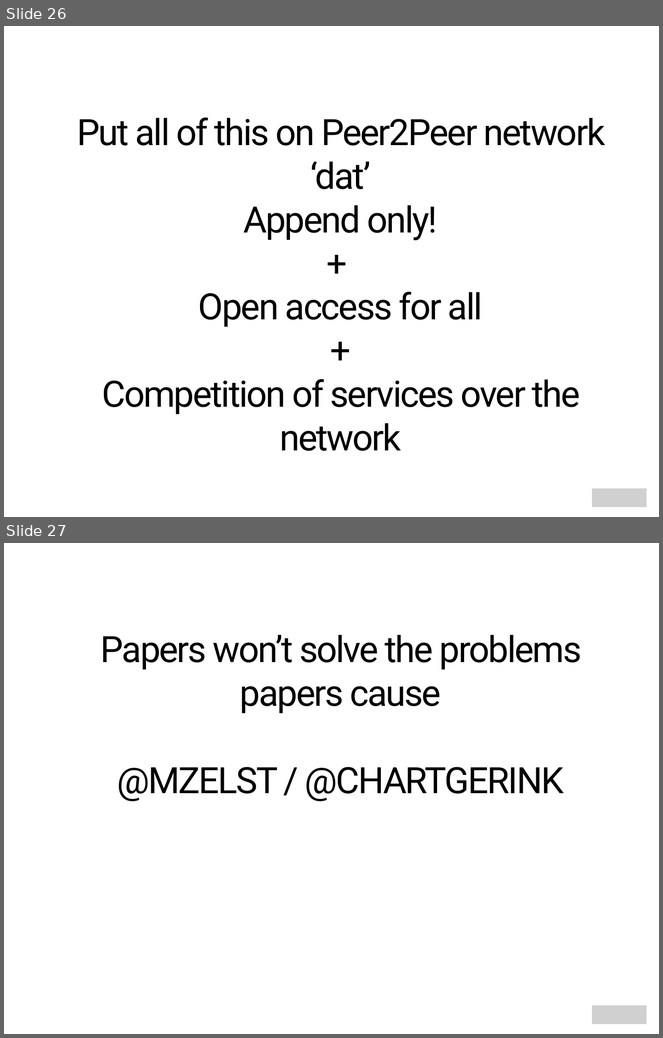
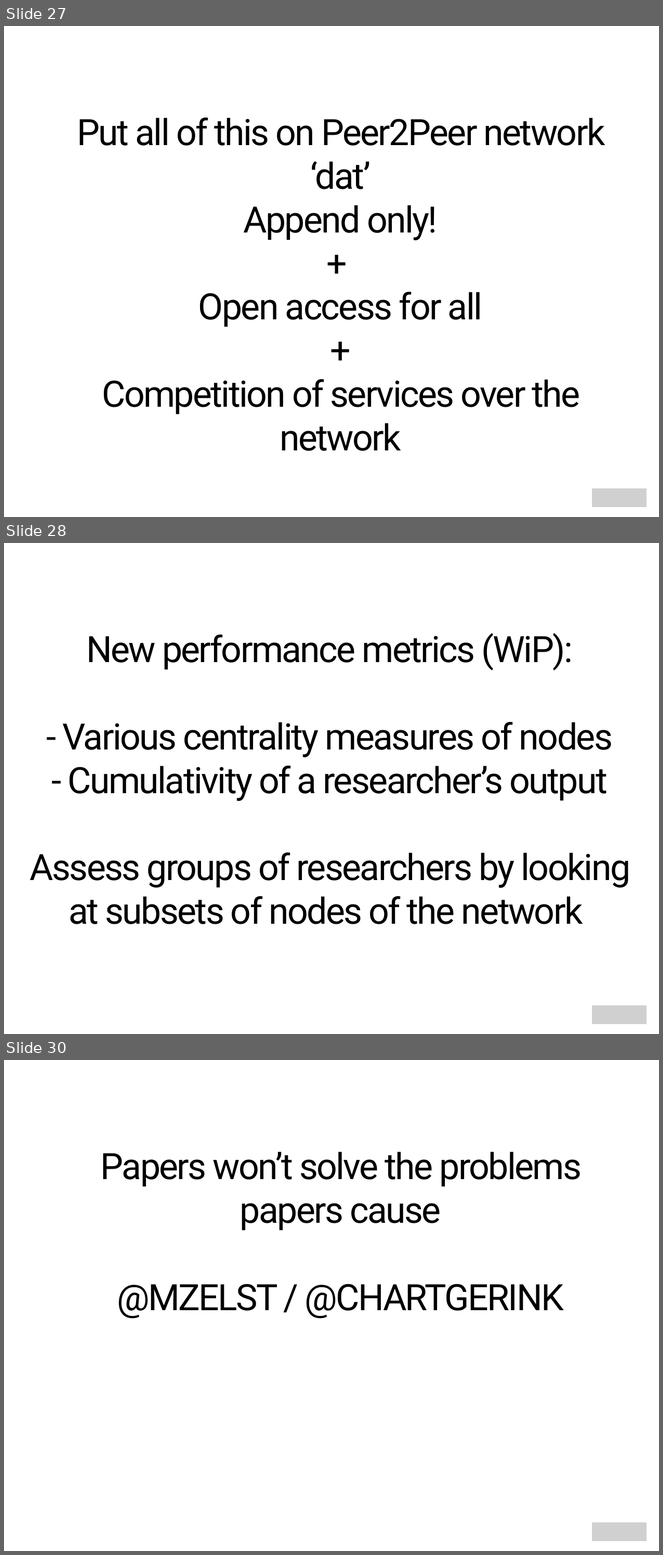
Before and after one commit to mzelst/talks, a slide deck: 2017/20171101 tu_chemnitz/20171101 tu_chemnitz.odp. Shown one above the other, each under a label of ours: slides 26 and 27 before the commit, slides 27, 28 and 30 after it; the slides between them are not shown. The pictures are 663x1038 and 663x1555 pixels, drawn with LibreOffice and Linux fonts; fonts in the diff are those of the drawing; grey boxes stand for pictures. Boxes give left, top, right and bottom in pixels: in the first picture for what was removed or moved away, otherwise in the second. Text is boxed around its words. In the diff, an @@ line names an element or a change of style, - is before the commit and + after.

Commit message:
Add new performance metrics in presentation.

```diff
--- a/2017/20171101 tu_chemnitz/20171101 tu_chemnitz.odp
+++ b/2017/20171101 tu_chemnitz/20171101 tu_chemnitz.odp
@@ slide 28 added at bbox=[4, 543, 659, 1034], background #FFFFFF @@
@@ text added at bbox=[30, 633, 631, 924], 44 pt, text #000000 @@
+New performance metrics (WiP):
+- Various centrality measures of nodes
+- Cumulativity of a researcher’s output
+Assess groups of researchers by looking at subsets of nodes of the network
@@ picture added at bbox=[592, 1005, 647, 1024] @@
@@ what was slide 26 is now slide 27 @@
@@ what was slide 27 is now slide 30 @@
```
Also in this commit, not shown: 5 slides changed, 3 other slides added, 1 slide removed, 1 other file.
